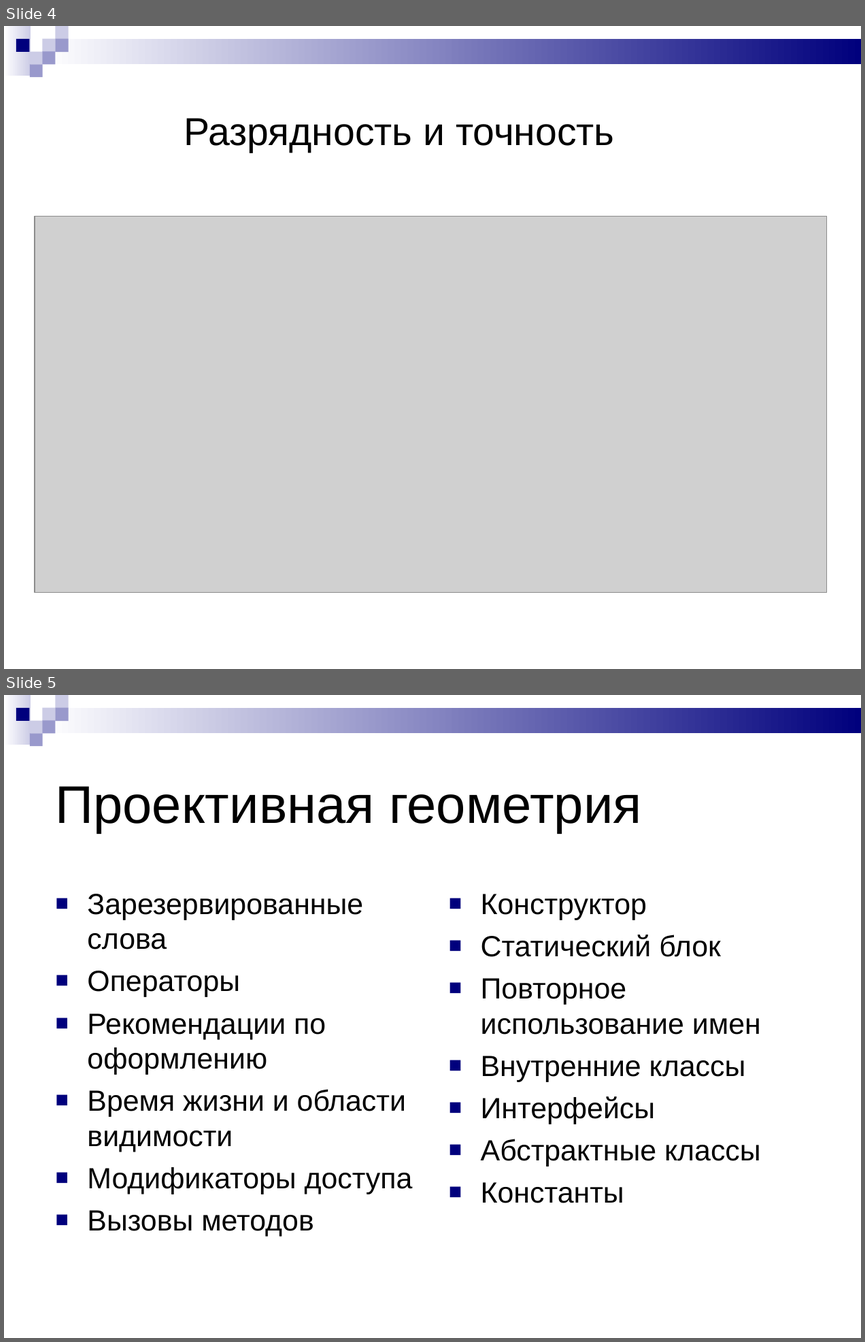
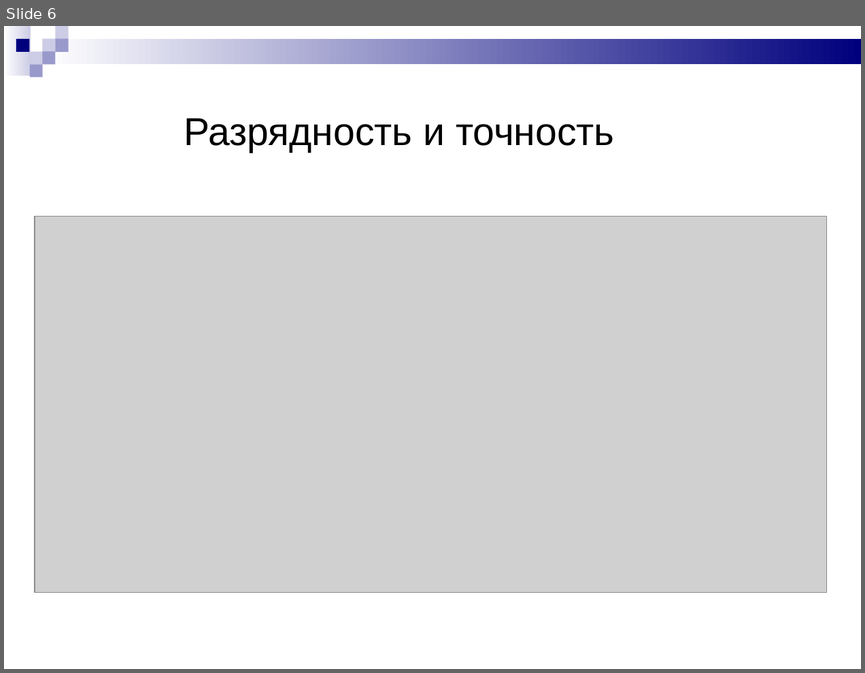
Before and after one commit to Chuvi-w/lisiynos, a slide deck: schedule/Однородные координаты.ppt. Shown one above the other, each under a label of ours: slides 4 and 5 before the commit, slide 6 after it. The pictures are 865x1342 and 865x673 pixels, drawn with LibreOffice and Linux fonts; fonts in the diff are those of the drawing; grey boxes stand for pictures. Boxes give left, top, right and bottom in pixels: in the first picture for what was removed or moved away, otherwise in the second. Text is boxed around its words. In the diff, an @@ line names an element or a change of style, - is before the commit and + after.

```diff
--- a/schedule/Однородные координаты.ppt
+++ b/schedule/Однородные координаты.ppt
@@ slide 5 removed at [4, 695, 861, 1338], background #FFFFFF; not listed: 9 template elements that a slide beside it also shows @@
@@ text removed at [56, 786, 641, 833] @@
-Проективная геометрия
@@ text removed at [87, 894, 413, 1236] @@
-■ Зарезервированные слова
-■ Операторы
-■ Рекомендации по оформлению
-■ Время жизни и области видимости
-■ Модификаторы доступа
-■ Вызовы методов
@@ text removed at [481, 894, 761, 1203] @@
-■ Конструктор
-■ Статический блок
-■ Повторное использование имен
-■ Внутренние классы
-■ Интерфейсы
-■ Aбстрактные классы
-■ Константы
@@ what was slide 4 is now slide 6 @@
```
Also in this commit, not shown: 2 slides changed, 5 slides added, 2 other slides removed, 4 other files.
